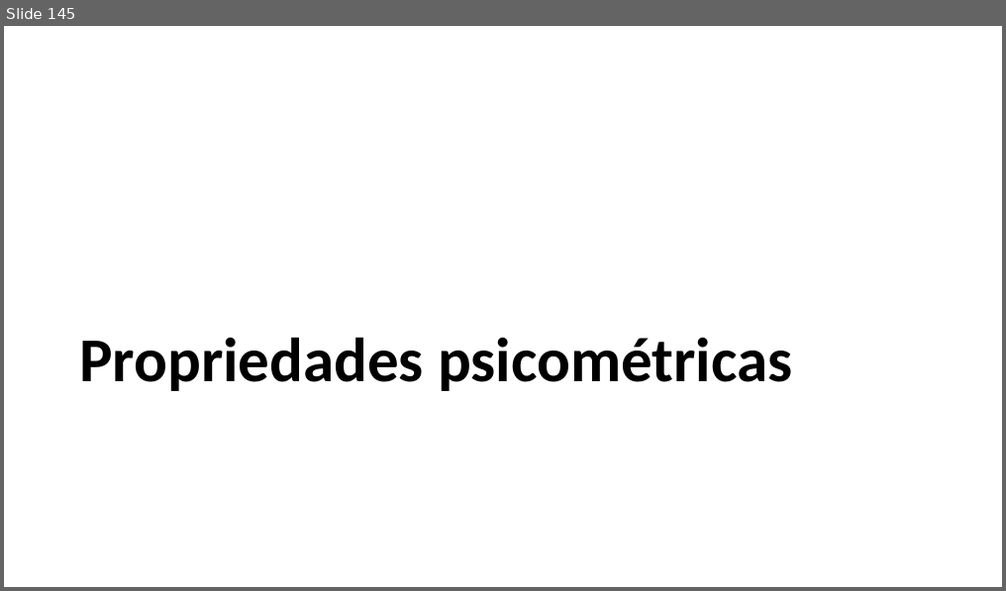
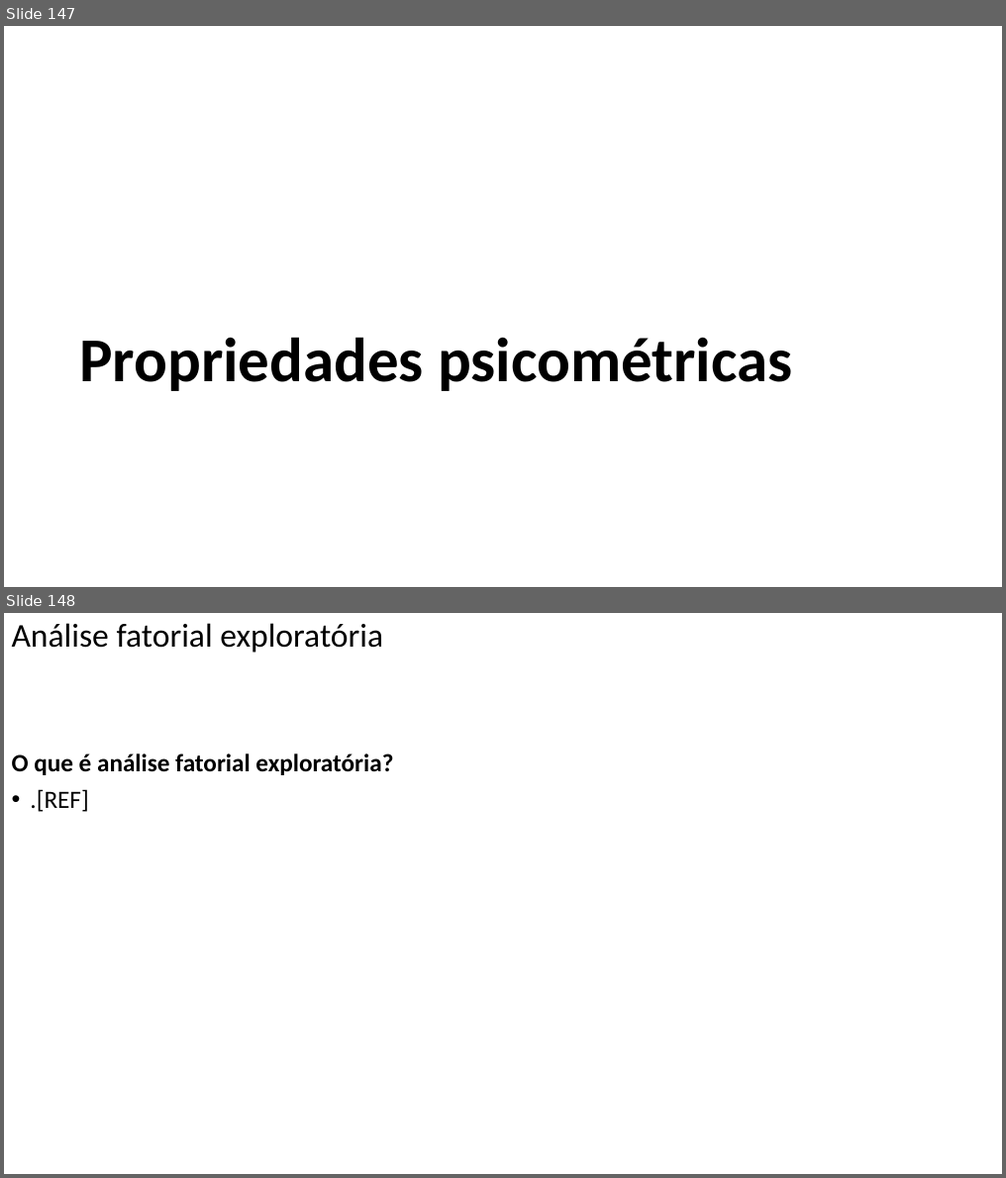
Before and after one commit to FerreiraAS/Ciencia-com-R, a slide deck: docs/Ciencia-com-R.pptx. Shown one above the other, each under a label of ours: slide 145 before the commit, slides 147 and 148 after it. The pictures are 1006x591 and 1006x1178 pixels, drawn with LibreOffice and Linux fonts; fonts in the diff are those of the drawing. Boxes give left, top, right and bottom in pixels: in the first picture for what was removed or moved away, otherwise in the second. Text is boxed around its words. In the diff, an @@ line names an element or a change of style, - is before the commit and + after.

```diff
--- a/docs/Ciencia-com-R.pptx
+++ b/docs/Ciencia-com-R.pptx
@@ slide 148 added at (4, 613, 1002, 1174), background #FFFFFF @@
@@ title added at (12, 623, 383, 653), 32 pt, text #000000 @@
+Análise fatorial exploratória
@@ text added at (12, 754, 393, 812), 24 pt, text #000000, bold @@
+O que é análise fatorial exploratória?
+• .[REF]
@@ what was slide 145 is now slide 147 @@
```
Also in this commit, not shown: 1 slide changed, 2 other slides added, 59 other files.
